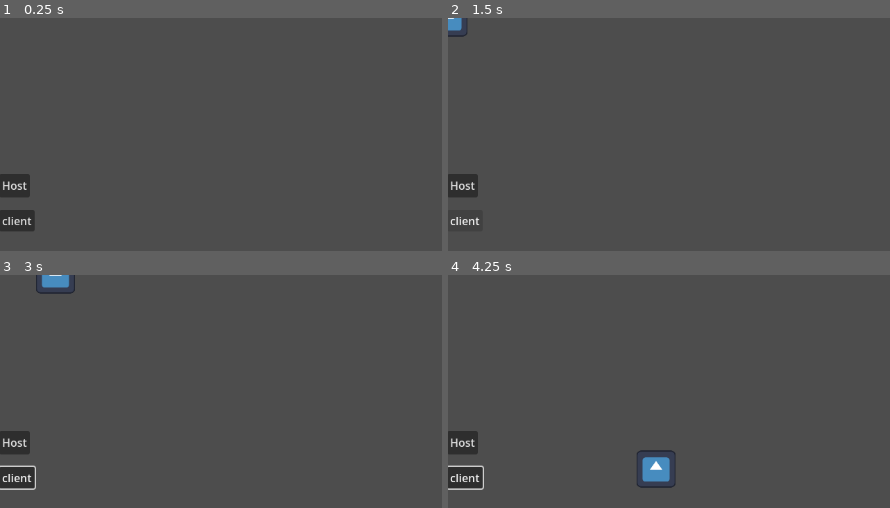
Above: before the commit, frames 1-4 (two rows, left to right).
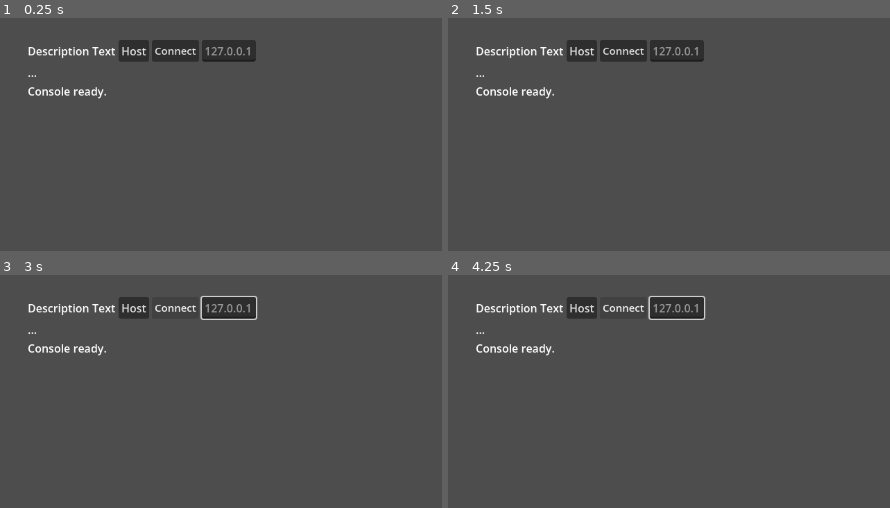
Above: after the commit, the same moments.

Repository: Callerer/gnatsing
Game: Godot game, scene res://multiplayer.tscn
Two runs of this game, one before a commit and one after it. Both use one fixed random seed, a clock stepped at 60 frames per second and the inputs below. The engine's default icon, where the game draws it, is replaced by a stand-in: a white triangle on a blue panel in a dark square.
Inputs (mouse positions are in pixels of both pictures, inside the frame that each line leads up to):
- Up to frame 1 (0.25 s): no input
- Up to frame 2 (1.5 s): click "Host" at 0.5 s; click (465, 220) at 1.25 s, where only the run before the commit has a clickable "client"
- Up to frame 3 (3 s): click (176, 307) at 2 s, where only the run after the commit has a clickable "Connect"; hold Right (ui_right) from 2.78 s (still down); tap Alt at 2.85 s
- Up to frame 4 (4.25 s): release Right (ui_right) at 3.53 s; hold Down (ui_down) from 3.53 s (still down); tap Shift at 3.6 s

The runs differ from the first frame. In frame 1, 4.5% of the frame differs, in the area x 0-58%, y 9-92%; in frame 2, 4.2%; in frame 3, 4.6%; in frame 4, 5.0%, in the area x 0-59%, y 9-93%.

Commit message:
Refresh
The sprites were glitching when connected. Working on it from the fresh again. Can run and connect to instances.

Diff:
--- /dev/null
+++ b/in_game_console.gd
@@ -0,0 +1,12 @@
+extends VBoxContainer
+
+func _ready() -> void:
+	console("Console ready.")
+	console("...")
+
+
+func console(text):
+	var new_line = Label.new()
+	new_line.text = text
+	add_child(new_line)
+	move_child(new_line, 0)
--- a/multiplayer.gd
+++ b/multiplayer.gd
@@ -1,19 +1,41 @@
 extends Node
 
-var peer = ENetMultiplayerPeer.new()
-@export var player_scene: PackedScene
+func _ready() -> void:
+	multiplayer.peer_connected.connect(peer_connect_callback)
+
+func _process(_delta: float) -> void:
+	pass
+
+func  peer_connect_callback(id):
+	$UI/VBoxContainer/InGameConsole.console("Player with id %d has joined."%[id])
 
 func _on_host_pressed() -> void:
-	peer.create_server(135)
+	# create a multiplayer instance
+	var peer = ENetMultiplayerPeer.new()
+
+	# create a server
+	peer.create_server(12077)
+
+	# check if connected or not
+	if(peer.get_connection_status() == MultiplayerPeer.CONNECTION_DISCONNECTED):
+		OS.alert("Failed to connect")
+		return
+
 	multiplayer.multiplayer_peer = peer
-	multiplayer.peer_connected.connect(_add_player)
-	_add_player()
+	print("Starting game as a server")
 
-func _add_player(id = 1):
-	var player = player_scene.instantiate()
-	player.name = str(id)
-	call_deferred("add_child",player)
 
-func _on_client_pressed() -> void:
-	peer.create_client("localhost",135)
+func _on_connect_pressed() -> void:
+	# create a multiplayer instance
+	var peer = ENetMultiplayerPeer.new()
+
+	# create a server
+	peer.create_client("127.0.0.1",12077)
+
+	# check if connected or not
+	if(peer.get_connection_status() == MultiplayerPeer.CONNECTION_DISCONNECTED):
+		OS.alert("Failed to connect")
+		return
+
 	multiplayer.multiplayer_peer = peer
+	print("Starting game as a client")
--- a/multiplayer.tscn
+++ b/multiplayer.tscn
@@ -1,29 +1,49 @@
 [gd_scene format=3 uid="uid://bldius13x066s"]
 
-[ext_resource type="Script" uid="uid://k4gcrcg1aan0" path="res://multiplayer.gd" id="1_a1yi3"]
-[ext_resource type="PackedScene" uid="uid://yg8l1ucir0t1" path="res://Player.tscn" id="2_wktud"]
+[ext_resource type="Script" uid="uid://d2nakroipn2s5" path="res://multiplayer.gd" id="1_a1yi3"]
+[ext_resource type="Script" uid="uid://mdyw5ygk1mws" path="res://in_game_console.gd" id="2_wktud"]
 
-[node name="multiplayer" type="Node2D" unique_id=1325462299]
+[node name="Multiplayer" type="Node" unique_id=157485055]
 script = ExtResource("1_a1yi3")
-player_scene = ExtResource("2_wktud")
 
-[node name="Host" type="Button" parent="." unique_id=1054104866]
-offset_left = -1.0
-offset_top = 225.0
-offset_right = 43.0
-offset_bottom = 259.0
+[node name="UI" type="Control" parent="." unique_id=1590648576]
+layout_mode = 3
+anchors_preset = 0
+offset_right = 40.0
+offset_bottom = 40.0
+
+[node name="VBoxContainer" type="VBoxContainer" parent="UI" unique_id=289619436]
+layout_mode = 0
+offset_left = 40.0
+offset_top = 32.0
+offset_right = 400.0
+offset_bottom = 103.0
+
+[node name="NetworkOprions" type="HBoxContainer" parent="UI/VBoxContainer" unique_id=897697699]
+layout_mode = 2
+
+[node name="Description" type="Label" parent="UI/VBoxContainer/NetworkOprions" unique_id=1822978115]
+layout_mode = 2
+text = "Description Text"
+
+[node name="Host" type="Button" parent="UI/VBoxContainer/NetworkOprions" unique_id=1991958146]
+layout_mode = 2
 text = "Host"
 
-[node name="Client" type="Button" parent="." unique_id=785175976]
-offset_left = -1.0
-offset_top = 277.0
-offset_right = 50.0
-offset_bottom = 308.0
-text = "client"
+[node name="Connect" type="Button" parent="UI/VBoxContainer/NetworkOprions" unique_id=2035760112]
+layout_mode = 2
+theme_override_font_sizes/font_size = 15
+text = "Connect"
 
-[node name="MultiplayerSpawner" type="MultiplayerSpawner" parent="." unique_id=552637926]
-_spawnable_scenes = PackedStringArray("uid://yg8l1ucir0t1")
-spawn_path = NodePath("..")
+[node name="IPAddress" type="LineEdit" parent="UI/VBoxContainer/NetworkOprions" unique_id=681715747]
+layout_mode = 2
+theme_override_font_sizes/font_size = 16
+placeholder_text = "127.0.0.1"
+expand_to_text_length = true
 
-[connection signal="pressed" from="Host" to="." method="_on_host_pressed"]
-[connection signal="pressed" from="Client" to="." method="_on_client_pressed"]
+[node name="InGameConsole" type="VBoxContainer" parent="UI/VBoxContainer" unique_id=148967624]
+layout_mode = 2
+script = ExtResource("2_wktud")
+
+[connection signal="pressed" from="UI/VBoxContainer/NetworkOprions/Host" to="." method="_on_host_pressed"]
+[connection signal="pressed" from="UI/VBoxContainer/NetworkOprions/Connect" to="." method="_on_connect_pressed"]
Not shown, added: in_game_console.gd.uid
Not shown, changed: multiplayer.gd.uid
